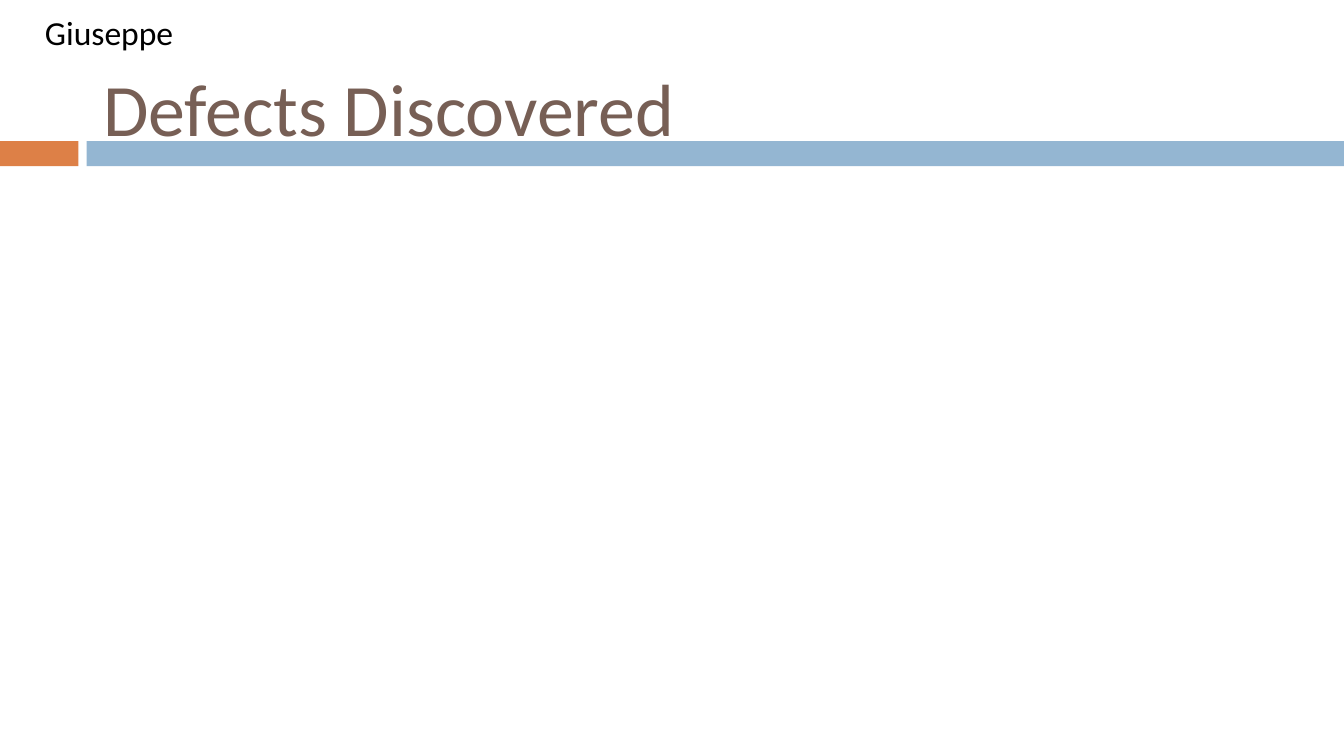
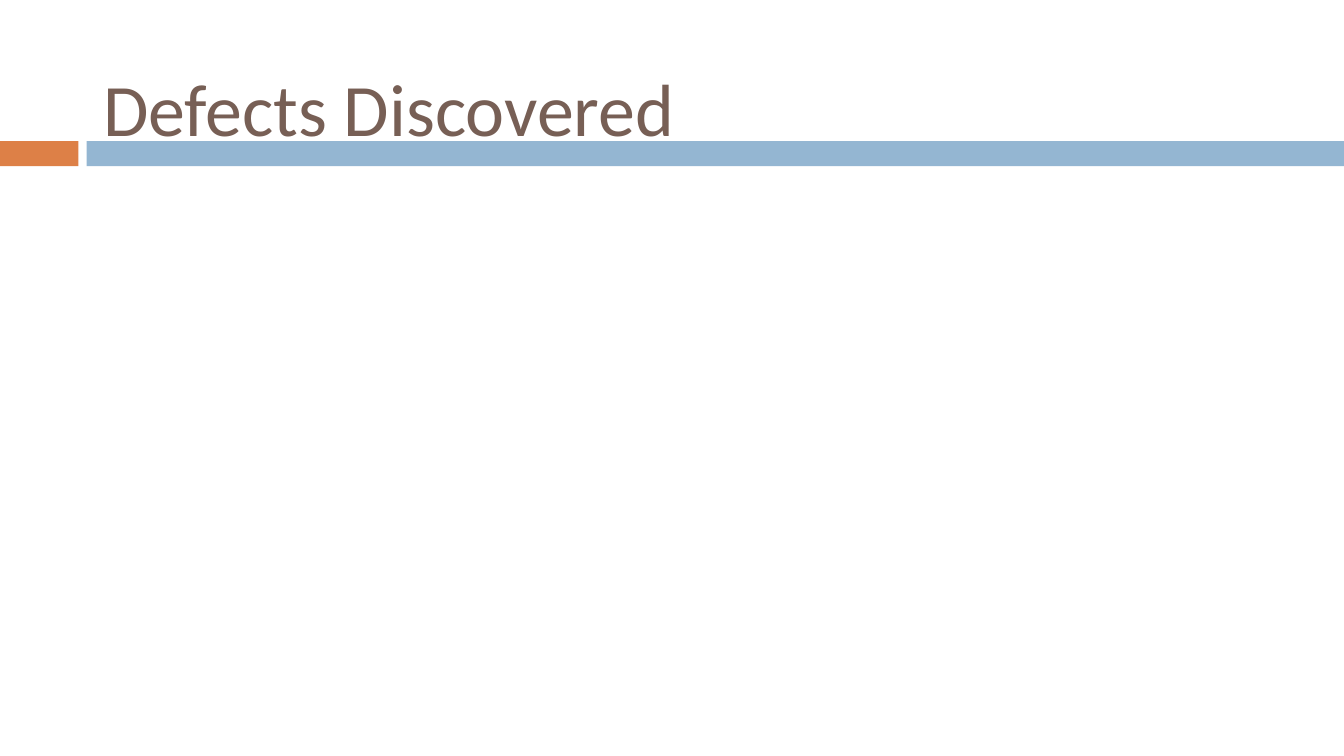
Before and after one commit to gvaccaro21/CS633---Term-Project, a slide deck: slide 39 of Final Presenation/CS_633_Zac3_term_project_report_FINAL_draft.pptx (slide 33 before the commit). Drawn at 1344x756 pixels with LibreOffice and Linux fonts; fonts in the diff are those of the drawing; background and template pictures are left out. Boxes give left, top, right and bottom in pixels: in the first picture for what was removed or moved away, otherwise in the second. Text is boxed around its words. In the diff, an @@ line names an element or a change of style, - is before the commit and + after.

```diff
--- a/Final Presenation/CS_633_Zac3_term_project_report_FINAL_draft.pptx
+++ b/Final Presenation/CS_633_Zac3_term_project_report_FINAL_draft.pptx
@@ text removed at (45, 22, 173, 51) @@
-Giuseppe
```
Also in this commit, not shown: 27 other slides changed, 1 slide added, 6 slides removed.
